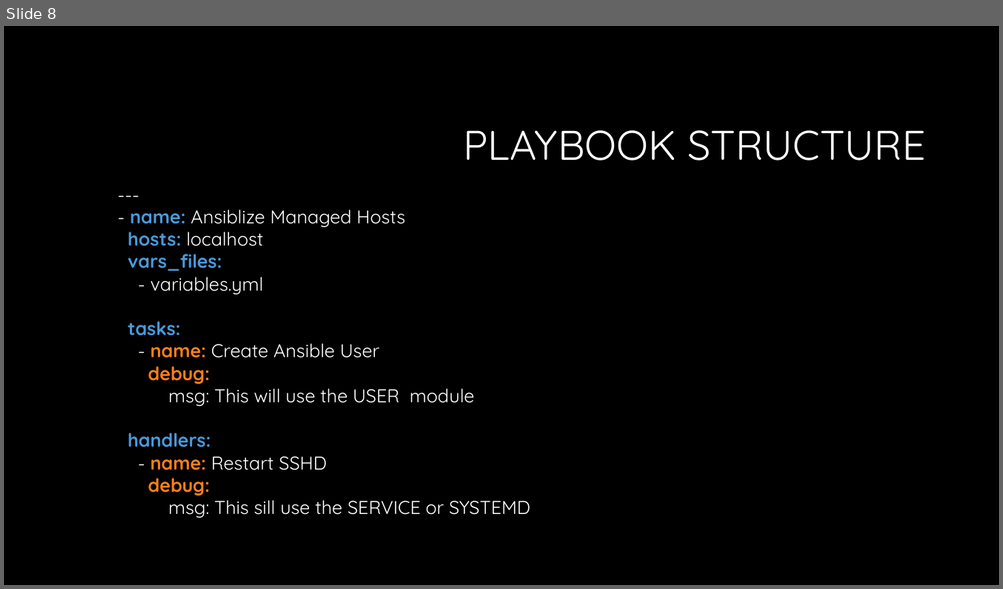
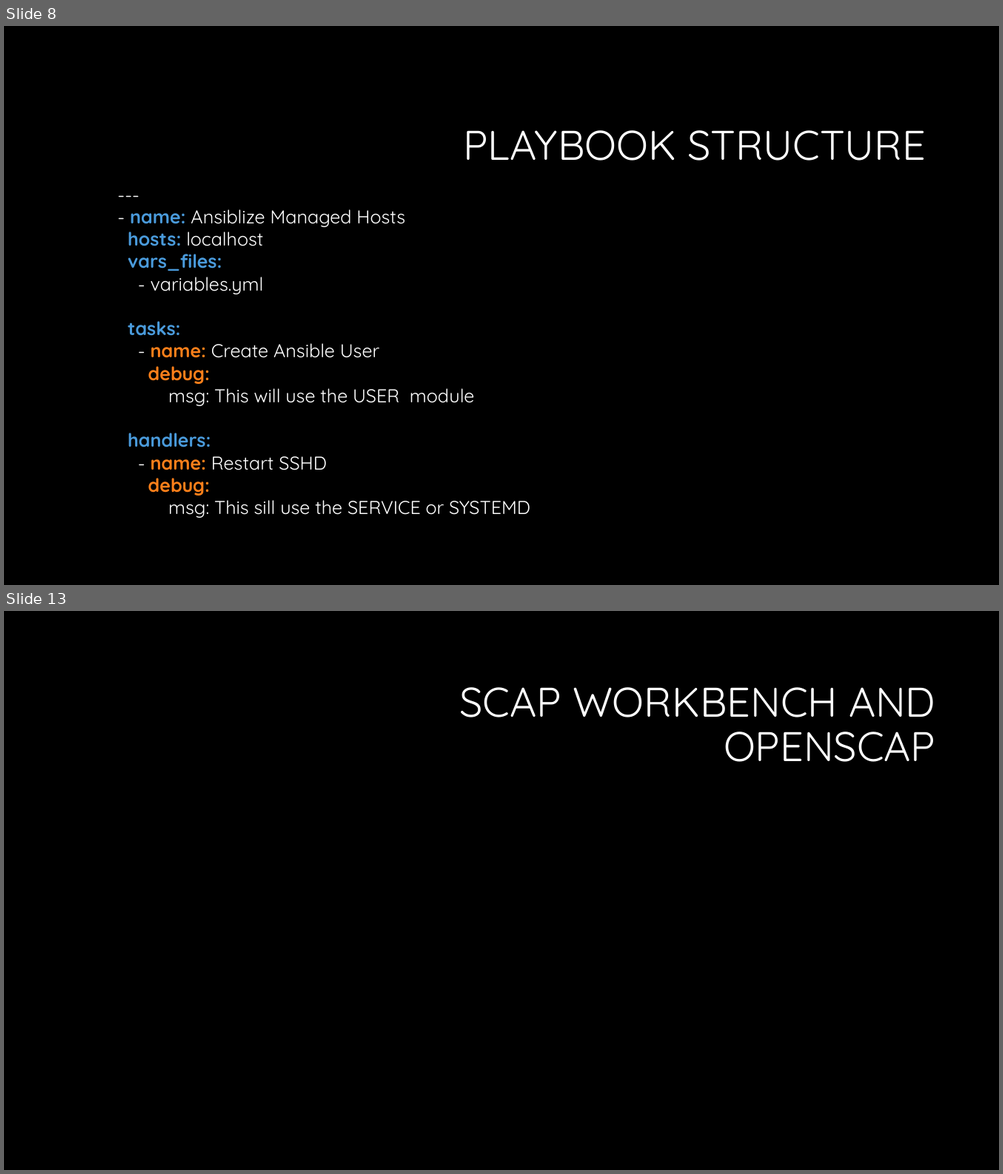
Before and after one commit to tmichett/LUG, a slide deck: Ansible_Roles/Presentation/CKB-LUG-Ansible.pptx. Shown one above the other, each under a label of ours: slide 8 before the commit, slides 8 and 13 after it; the slides between them are not shown. The pictures are 1003x589 and 1003x1174 pixels, drawn with LibreOffice and Linux fonts; fonts in the diff are those of the drawing; background and template pictures are left out. Boxes give left, top, right and bottom in pixels: in the first picture for what was removed or moved away, otherwise in the second. Text is boxed around its words. In the diff, an @@ line names an element or a change of style, - is before the commit and + after.

```diff
--- a/Ansible_Roles/Presentation/CKB-LUG-Ansible.pptx
+++ b/Ansible_Roles/Presentation/CKB-LUG-Ansible.pptx
@@ slide 13 added at <box>4,611,999,1170</box>, background #000000 @@
@@ title added at <box>460,687,935,762</box>, 40 pt, text #FFFFFF @@
+SCAP WORKBENCH AND OPENSCAP
```
Also in this commit, not shown: 5 other slides added, 5 other files.
